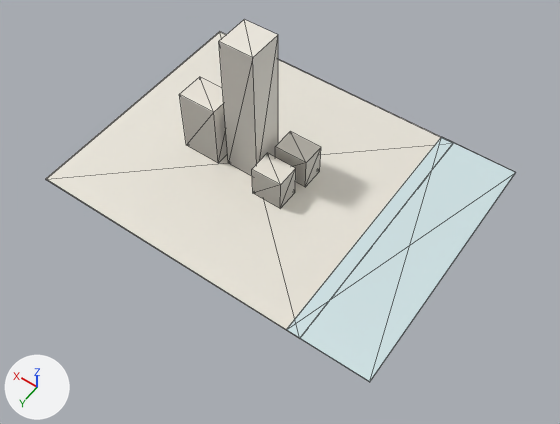
Before and after pictures for a commit that changed the glTF model assets/projects/ashira-sde-dov/ashira-massing.glb.
Camera for both pictures: a camera (50 mm lens) standing at (-235.0, 296.0, 422.0) and looking at (-52.0, 39.0, 18.0). The axes (+X, +Y, +Z) are drawn at lower left. The lights are the same throughout. The picture after the commit comes second. Mesh edges are drawn as thin lines. Where no turn or scale is listed for an object, it has been applied to the vertices.

Objects in the first picture: 'geometry_0', 'geometry_1', 'geometry_2', 'geometry_3', 'geometry_4', 'geometry_5'.
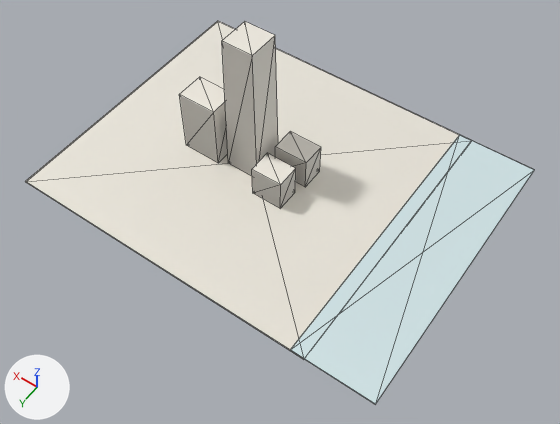
Changed parts and their boxes [x1, y1, x2, y2] in the pictures (560 x 424 px):
```json
{"object": "geometry_4", "change": "recoloured, surface changed, rescaled", "before": [46, 31, 441, 339], "after": [25, 21, 459, 358], "on screen": "10% wider, 9% taller"}
{"object": "geometry_5", "change": "recoloured, moved, rescaled", "before": [286, 137, 516, 382], "after": [291, 135, 534, 404], "on screen": "10% taller"}
{"object": "geometry_0", "change": "reshaped", "before": [219, 19, 278, 176], "after": [222, 21, 278, 176]}
```

Edits to the scene script, one JSON object a line:
```json
{"op": "set", "path": "mat_material_1.base_color", "old": "(0.831, 0.788, 0.71)", "new": "(0.922, 0.902, 0.851)", "note": "white #ebe6db -> white #f6f4ee"}
{"op": "set", "path": "mat_material_1.metallic", "old": "0.05", "new": "1.0"}
{"op": "set", "path": "mat_material_1.roughness", "old": "0.6", "new": "0.9"}
{"op": "set", "path": "mat_material_2.base_color", "old": "(0.8, 0.761, 0.678)", "new": "(0.659, 0.8, 0.82)", "note": "white #e7e2d7 -> pale blue #d4e7ea"}
{"block": "me_geometry_0", "where": "me_geometry_0.from_pydata(...)  # 8 vertices, 12 faces; spans x -13.0..13.0, y -13.0..13.0, z 0.0..112.0"}
{"block": "me_geometry_0", "where": "# used by ob_geometry_0; location = (0.0, 0.0, 0.0)"}
{"block": "me_geometry_0", "change": "me_geometry_0 part 1"}
{"op": "set", "path": "me_geometry_0.vertices[2].co", "old": "(-13.0, 13.0, 112.0)", "new": "(-11.7, 11.7, 112.0)", "note": "pixel (252, 57) -> pixel (252, 55)"}
{"op": "set", "path": "me_geometry_0.vertices[3].co", "old": "(-13.0, -13.0, 112.0)", "new": "(-11.7, -11.7, 112.0)", "note": "pixel (278, 34) -> pixel (275, 35)"}
{"op": "set", "path": "me_geometry_0.vertices[6].co", "old": "(13.0, 13.0, 112.0)", "new": "(11.7, 11.7, 112.0)", "note": "pixel (218, 41) -> pixel (221, 40)"}
{"op": "set", "path": "me_geometry_0.vertices[7].co", "old": "(13.0, -13.0, 112.0)", "new": "(11.7, -11.7, 112.0)", "note": "pixel (244, 19) -> pixel (244, 21)"}
{"block": "me_geometry_3", "where": "me_geometry_3.from_pydata(...)  # 8 vertices, 12 faces; spans x -42.0..-18.0, y 7.0..25.0, z 0.0..25.6"}
{"op": "remove", "block": "me_geometry_3", "code": "me_geometry_3.materials.append(mat_material_2)  # white #e7e2d7"}
{"op": "add", "block": "me_geometry_3", "code": "me_geometry_3.materials.append(mat_material_0)  # white #eeeadf"}
{"block": "me_geometry_4", "where": "# used by ob_geometry_4; location = (0.0, 0.0, 0.0)"}
{"op": "remove", "block": "me_geometry_4", "code": "me_geometry_4.from_pydata(...)  # 8 vertices, 12 faces; spans x -110.0..110.0, y -100.0..100.0, z -1.0..0.0"}
{"op": "remove", "block": "me_geometry_4", "code": "me_geometry_4.materials.append(mat_material_3)  # white #f6f4ee"}
{"op": "add", "block": "me_geometry_4", "code": "me_geometry_4.from_pydata(...)  # 8 vertices, 12 faces; spans x -120.0..120.0, y -110.0..110.0, z -1.0..0.0"}
{"block": "me_geometry_4", "change": "me_geometry_4 part 2: the whole mesh is scaled about its middle by (1.09, 1.1, 1)"}
{"op": "add", "block": "me_geometry_4", "code": "me_geometry_4.materials.append(mat_material_1)  # white #f6f4ee"}
{"block": "me_geometry_5", "where": "# used by ob_geometry_5; location = (0.0, 0.0, 0.0)"}
{"op": "remove", "block": "me_geometry_5", "code": "me_geometry_5.from_pydata(...)  # 8 vertices, 12 faces; spans x -160.0..-100.0, y -100.0..100.0, z 0.0"}
{"op": "remove", "block": "me_geometry_5", "code": "me_geometry_5.materials.append(mat_material_4)  # pale blue #d4e7ea"}
{"op": "add", "block": "me_geometry_5", "code": "me_geometry_5.from_pydata(...)  # 8 vertices, 12 faces; spans x -170.0..-110.0, y -110.0..110.0, z 0.0"}
{"block": "me_geometry_5", "change": "me_geometry_5 part 3: the whole mesh is scaled about its middle by (1, 1.1, 1), then moved by (-10.0, 0.0, 0.0)"}
{"op": "add", "block": "me_geometry_5", "code": "me_geometry_5.materials.append(mat_material_2)  # pale blue #d4e7ea"}
```
